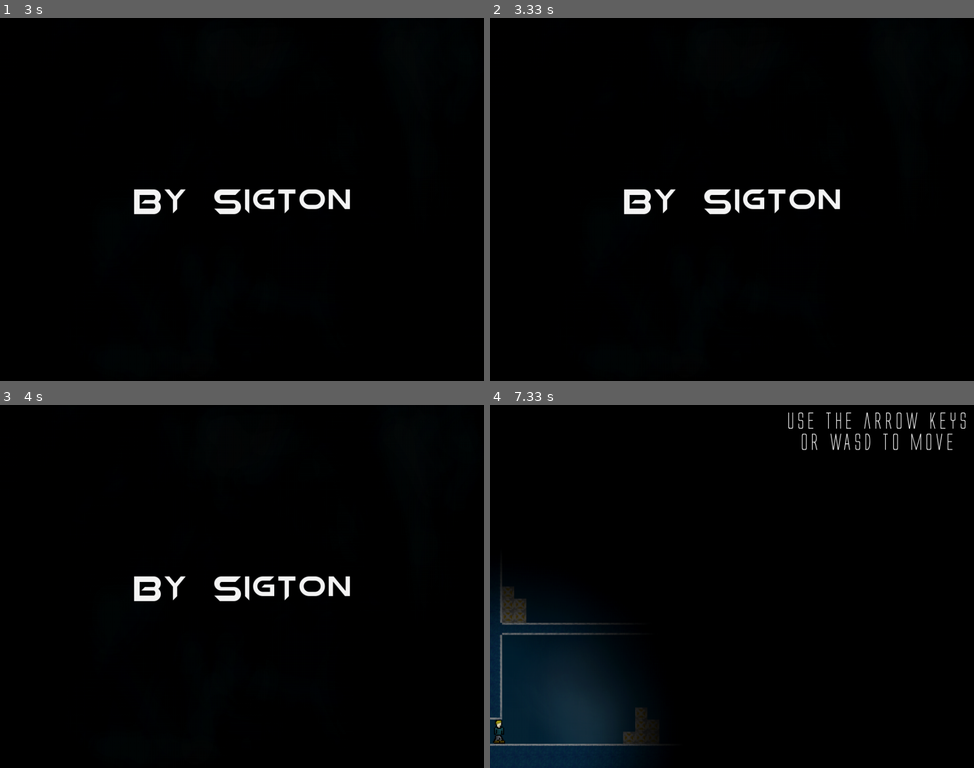
Above: before the commit, frames 1-4 (two rows, left to right).
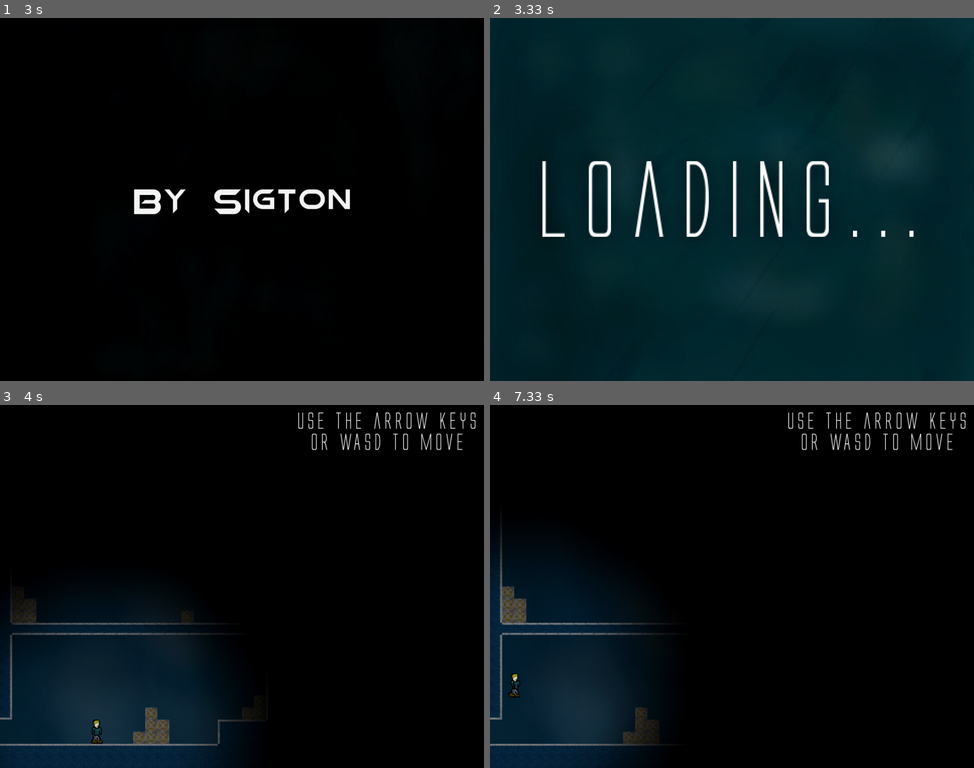
Above: after the commit, the same moments.

Repository: Sigton/stealth
Game: pygame game, started from main.py
The game is run twice, just before and just after one commit, with the same random seed, the same clock (stepped at 60 frames per second) and the same inputs.
Inputs:
- Up to frame 1 (3 s): no input
- Up to frame 2 (3.33 s): no input
- Up to frame 3 (4 s): hold Right from 3.4 s (still down)
- Up to frame 4 (7.33 s): release Right at 4.03 s; hold Left 4.07-4.53 s; hold Right 4.57-5.03 s; hold Up 5.07-5.37 s; hold Right 5.4-5.87 s; hold Left 5.9-6.43 s; hold Left 6.47-6.87 s; hold Up 6.9-7.27 s; hold Right from 7.3 s (still down)

Frame 1 is identical in both runs. In frame 2, 100% of the frame differs, in the area x 0-100%, y 0-100%; in frame 3, 21%; in frame 4, 3.4%.

Commit message:
Smoothed out intro transition

Diff:
--- a/intro.py
+++ b/intro.py
@@ -28,4 +28,4 @@
         pygame.display.flip()
         pygame.time.wait(25)
 
-    pygame.time.wait(2000)
+    pygame.time.wait(1000)
--- a/main.py
+++ b/main.py
@@ -7,6 +7,7 @@
 import torches
 import covers
 import intro
+from spritesheet import blit_alpha
 
 
 def main():
@@ -34,8 +35,10 @@
 
     # Show the loading screen
     loading_screen = covers.LoadingScreen()
-    loading_screen.draw(game_display)
-    pygame.display.flip()
+
+    for n in range(63):
+        blit_alpha(game_display, loading_screen.image, (0, 0), n*4)
+        pygame.display.flip()
 
     pygame.mixer.music.load("resources/music.wav")
     pygame.mixer.music.play(-1)
